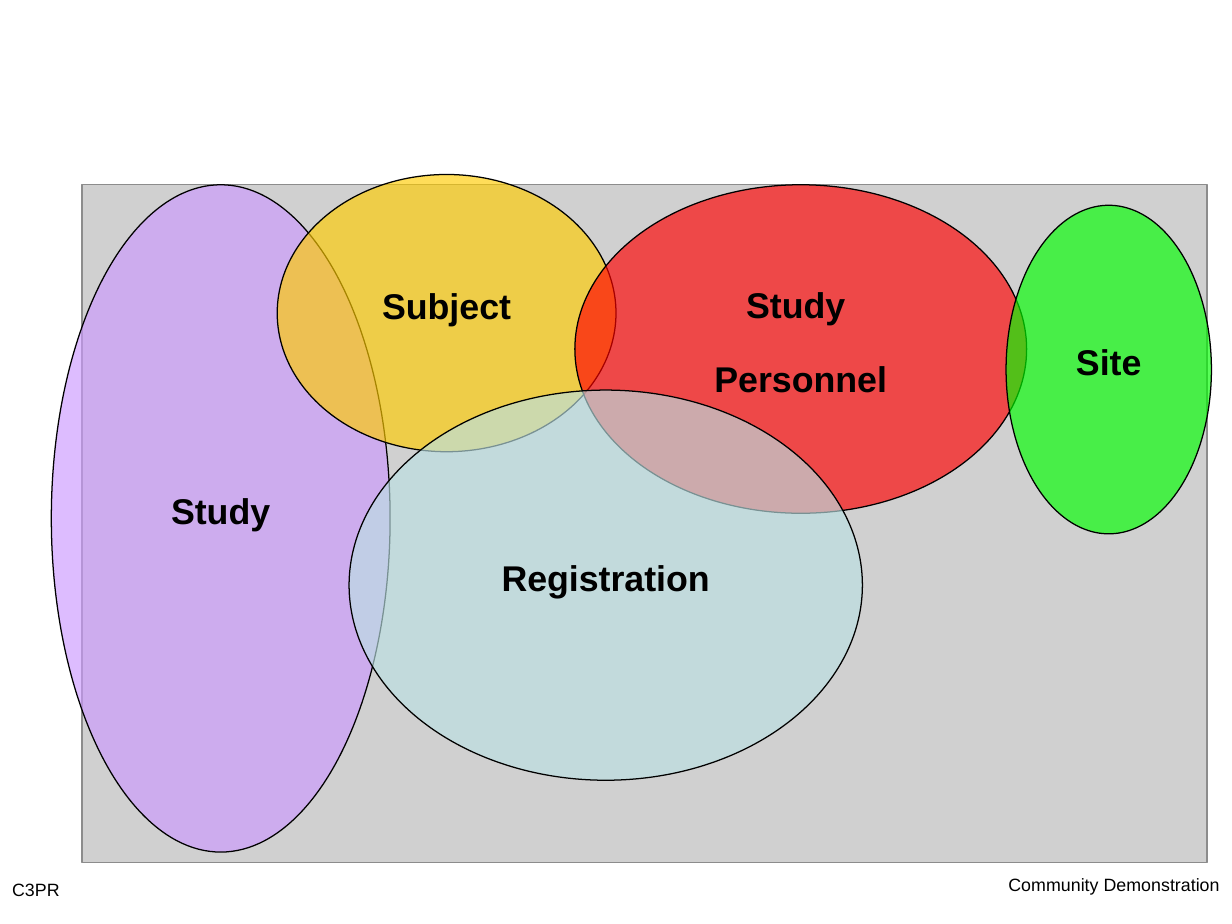
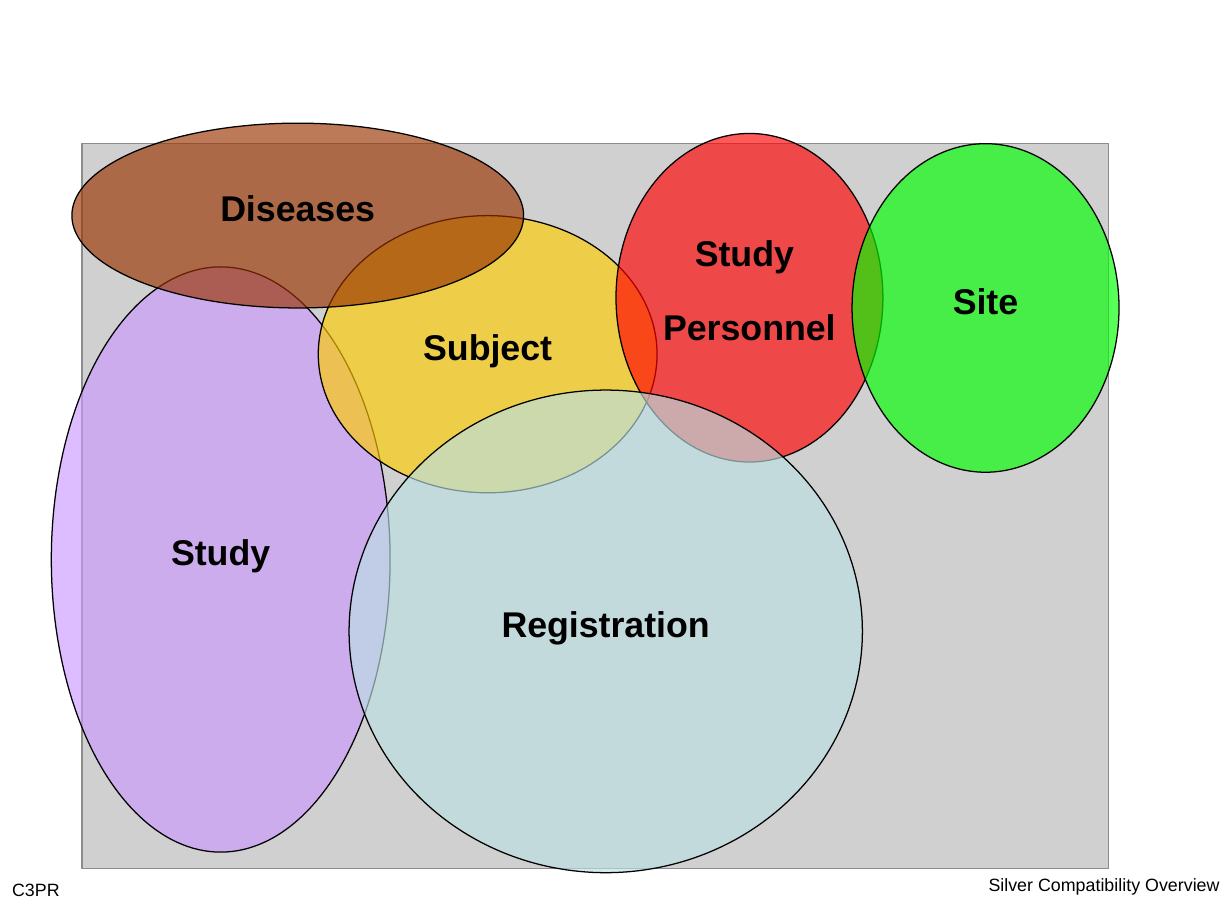
Before and after one commit to NCIP/c3pr-docs, a slide deck: slide 10 of documentation/silver_review/package/c3prv2_silver_review.ppt. Drawn at 1232x924 pixels with LibreOffice and Linux fonts; fonts in the diff are those of the drawing; grey boxes stand for pictures; background and template pictures are left out. Boxes give left, top, right and bottom in pixels: in the first picture for what was removed or moved away, otherwise in the second. Text is boxed around its words. In the diff, an @@ line names an element or a change of style, - is before the commit and + after.

```diff
--- a/documentation/silver_review/package/c3prv2_silver_review.ppt
+++ b/documentation/silver_review/package/c3prv2_silver_review.ppt
@@ ellipse added at [71, 123, 524, 308], fill #993300 at 65% opacity, outline #000000 0.74 pt, 36 pt, text #000000, bold @@
+Diseases
@@ picture: place and size @@
-picture at [83, 185, 1207, 862]
+picture at [83, 144, 1109, 869]
@@ ellipse "Study Personnel": place and size @@
-ellipse "Study Personnel" at [575, 185, 1027, 514]
+ellipse "Study Personnel" at [616, 133, 883, 462]
@@ ellipse "Site": place and size @@
-ellipse "Site" at [1007, 206, 1212, 535]
+ellipse "Site" at [853, 144, 1120, 473]
@@ ellipse "Subject": place and size @@
-ellipse "Subject" at [277, 175, 616, 452]
+ellipse "Subject" at [318, 216, 657, 493]
@@ ellipse "Study": place and size @@
-ellipse "Study" at [52, 185, 391, 853]
+ellipse "Study" at [52, 267, 391, 853]
@@ ellipse "Registration": place and size @@
-ellipse "Registration" at [349, 391, 862, 781]
+ellipse "Registration" at [349, 391, 862, 873]
@@ text at [989, 878, 1219, 895]: text changed @@
-Community Demonstration
+Silver Compatibility Overview
```
Also in this commit, not shown: 15 other slides changed, 9 slides added, 1 slide removed.
